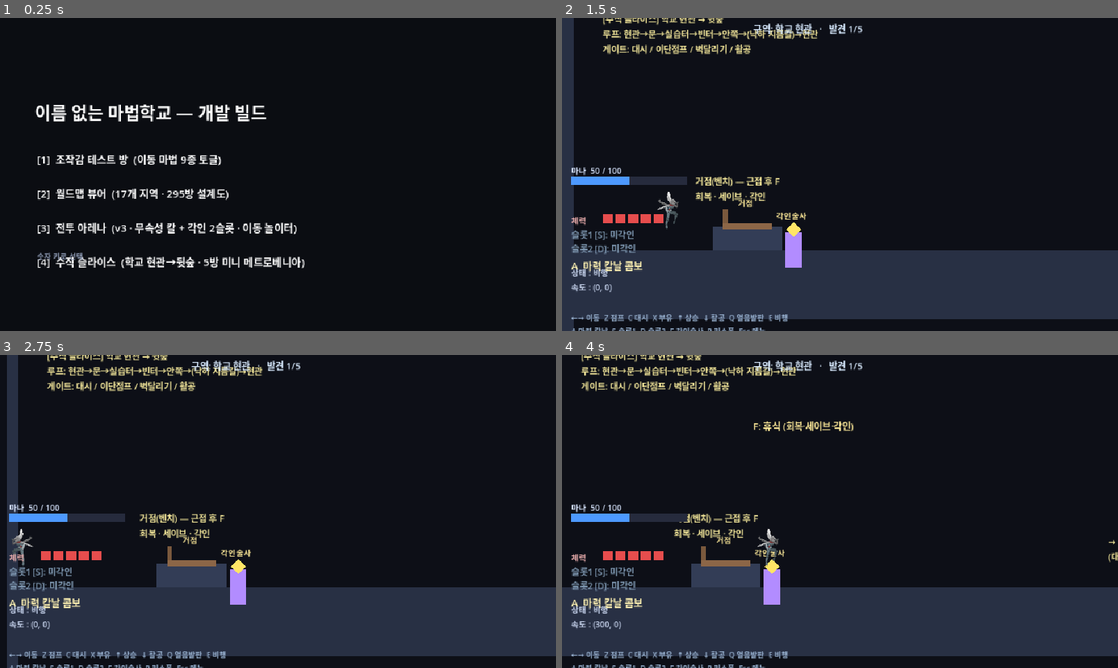
Above: before the commit, frames 1-4 (two rows, left to right).
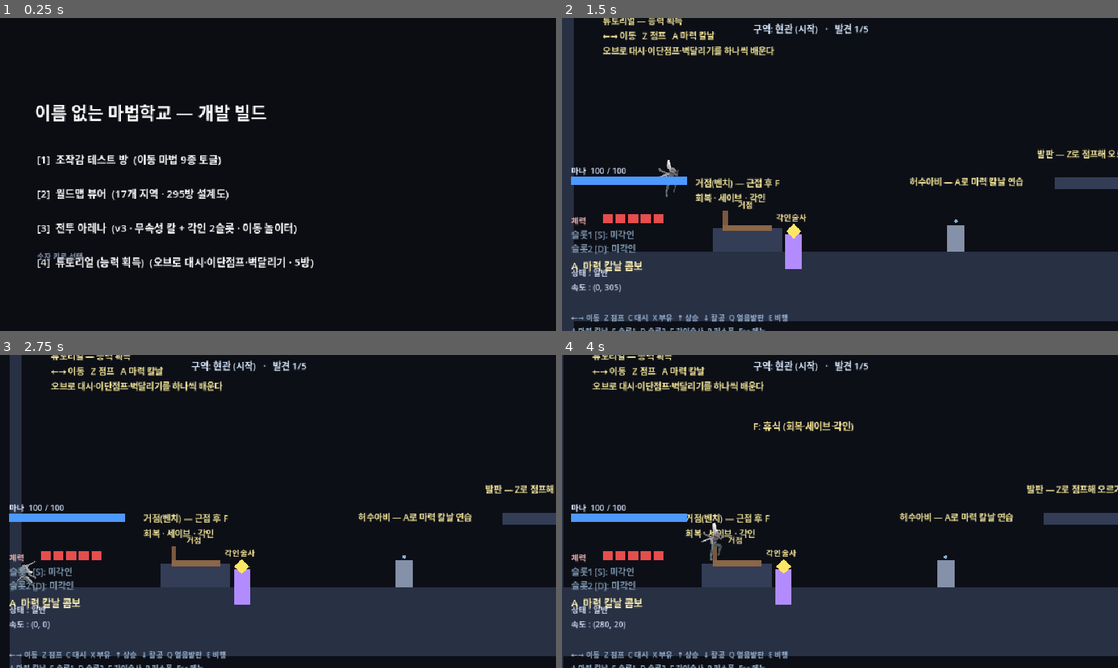
Above: after the commit, the same moments.

Repository: abback-go/yemogame2
Game: Godot game, scene res://scenes/launcher.tscn
Two runs of this game, one before a commit and one after it. Both use one fixed random seed, a clock stepped at 60 frames per second and the inputs below.
Inputs (mouse positions are in pixels of both pictures, inside the frame that each line leads up to):
- Up to frame 1 (0.25 s): no input
- Up to frame 2 (1.5 s): tap Enter at 0.5 s; move the mouse to (962, 158) at 0.52 s; hold Right from 0.53 s (still down); tap 4 at 0.6 s; click (962, 158) at 0.67 s; tap Space at 0.77 s; tap E at 0.8 s; move the mouse to (728, 190) at 1.27 s; tap C (dash) at 1.35 s
- Up to frame 3 (2.75 s): tap Z (jump) at 1.52, 1.82 s; tap E (fly) at 1.55, 2.1 s; move the mouse to (333, 442) at 2.02 s; release Right at 2.03 s; hold Left (move_left) from 2.03 s (still down); tap 4 at 2.3 s
- Up to frame 4 (4 s): move the mouse to (812, 574) at 2.77 s; release Left (move_left) at 2.78 s; hold Right (move_right) from 2.78 s (still down); tap 4 at 2.85 s; click (812, 574) at 2.92 s; tap Z (jump) at 3.02, 3.32, 3.77, 3.8 s; tap K at 3.05, 3.6 s; move the mouse to (1006, 558) at 3.52 s

The runs differ from the first frame. In frame 1, 1.1% of the frame differs, in the area x 10-57%, y 76-80%; in frame 2, 5.7%; in frame 3, 5.7%; in frame 4, 5.9%, in the area x 0-100%, y 0-100%.

Commit message:
godot: 튜토리얼 = 능력 획득 진행 (슬라이스[4] 개조)
- 테스트 모드(이동기 전부 ON)를 오브 획득식으로 교체 = 메트로베니아
  능력↔길 열림 루프 첫 실장. 시작=달리기+점프+칼만(9종 OFF)
- 발광 오브로 대시(지상+공중)→이단점프→벽달리기 순차 획득,
  GameState.abilities_granted/orbs_taken로 재로드·리스폰 지속·재생성 방지
- 5방 재설계(현관→대시복도→실습터+첫전투→굴뚝→졸업), 게이트 3개
- 게이트/출구 시각 표식(시안 문틀+화살표·게이트 팻말·오브 발광+라벨)
- 비행 중 공격 허용(_can_attack flying 제거, 런지 not-flying 가드)
- 안내 프롬프트, 런처 [4] 라벨 갱신

Co-Authored-By: Claude Fable 5 <noreply@anthropic.com>
Claude-Session: https://claude.ai/code/session_014hyj4wWQoEhcGguowFrsY6

Diff:
--- a/godot/scripts/game_state.gd
+++ b/godot/scripts/game_state.gd
@@ -18,10 +18,16 @@
 static var skill_slots: Array[String] = ["", ""]  # 각인 2슬롯 (방 넘어 유지)
 static var visited: Array[String] = []  # 방문한 방 id (중복 없이, 발견 N/5)
 static var respawn_room := "hub"  # 거점(bench) 세이브 방 — 사망 시 여기로 리스폰
+# ── 튜토리얼 능력 획득 진행(오브로 하나씩 습득 → 방 넘어·재로드 지속) ──
+# abilities_granted: 오브로 습득한 player.abilities 키들(예: "dash_ground").
+#   방 빌드마다 slice_room 이 이 목록만 player.abilities 에 ON(_apply_granted_abilities).
+# orbs_taken: 이미 먹은 오브 id — 재로드·재방문 시 오브 재생성 스킵.
+static var abilities_granted: Array[String] = []
+static var orbs_taken: Array[String] = []
 
 
 static func reset_slice() -> void:
-	# 런처 [4] 첫 진입 초기화 — 시작 방·풀피/풀마나·빈 각인·방문 기록 리셋.
+	# 런처 [4] 첫 진입 초기화 — 시작 방·풀피/풀마나·빈 각인·방문·능력 획득 리셋.
 	slice_room = "hub"
 	slice_entry = "start"
 	player_mana = 100.0
@@ -30,3 +36,5 @@
 	skill_slots = ["", ""]
 	visited = []
 	respawn_room = "hub"
+	abilities_granted = []
+	orbs_taken = []
--- a/godot/scripts/launcher.gd
+++ b/godot/scripts/launcher.gd
@@ -20,7 +20,7 @@
 	menu.text = "[1]  조작감 테스트 방  (이동 마법 9종 토글)\n\n" + \
 		"[2]  월드맵 뷰어  (17개 지역 · 295방 설계도)\n\n" + \
 		"[3]  전투 아레나  (v3 · 무속성 칼 + 각인 2슬롯 · 이동 놀이터)\n\n" + \
-		"[4]  수직 슬라이스  (학교 현관→뒷숲 · 5방 미니 메트로베니아)"
+		"[4]  튜토리얼 (능력 획득)  (오브로 대시·이단점프·벽달리기 · 5방)"
 	layer.add_child(menu)
 	var foot := Label.new()
 	foot.text = "숫자 키로 선택"
--- a/godot/scripts/player.gd
+++ b/godot/scripts/player.gd
@@ -886,7 +886,8 @@
 # ── 기본 공격: 얼음 창 3타 lunge 콤보 (§2) ──────────────────────
 
 func _can_attack() -> bool:
-	if in_water or flying or wall_running:
+	# 비행 중에도 기본 공격 허용(비행 이동은 유지, 공격 판정·스프라이트만 재생).
+	if in_water or wall_running:
 		return false
 	if dash_t > 0.0 or _active_dash_slot() >= 0:
 		return false
@@ -919,7 +920,7 @@
 func _update_attack(delta: float) -> void:
 	if attack_step == AP_NONE:
 		return
-	if in_water or flying:
+	if in_water:
 		_cancel_attack()
 		return
 	attack_phase_t -= delta
@@ -940,8 +941,10 @@
 	attack_phase = AP_ACTIVE
 	attack_phase_t = _atk_active(attack_step)
 	attack_hit_done = false
-	var lunge := atk_lunge_heavy if attack_step == 3 else atk_lunge_light
-	velocity.x = float(attack_face) * lunge
+	# 비행 중이면 런지로 비행 이동을 덮어쓰지 않는다(비행 이동 유지 — _do_flight가 담당).
+	if not flying:
+		var lunge := atk_lunge_heavy if attack_step == 3 else atk_lunge_light
+		velocity.x = float(attack_face) * lunge
 	_trigger_squash(Vector2(1.3, 0.85))
 	# v3 무속성: 원소 궤적 없이 중립 칼날 스파크(흰/회색)만
 	var tip := global_position + Vector2(float(attack_face) * _atk_reach(attack_step) * 0.6, -8.0)
--- a/godot/scripts/slice_data.gd
+++ b/godot/scripts/slice_data.gd
@@ -1,7 +1,7 @@
 class_name SliceData
 extends RefCounted
-## 수직 슬라이스 5방 청사진 — 손 제작 구역의 단일 출처(정본 맵과 무관).
-## slice_room.gd 가 get_room(id) 로 방 정의를 읽어 지형·게이트·적·존·거점·출구를
+## 튜토리얼 5방 청사진 — 능력 획득 진행(오브로 대시·이단점프·벽달리기 순차 습득).
+## slice_room.gd 가 get_room(id) 로 방 정의를 읽어 지형·오브·게이트·적·거점·출구를
 ## 코드 생성한다. 좌표계: 방 원점(0,0) 좌상단, y 아래로 증가. 외벽(좌·우·천장)은
 ## size 로부터 slice_room 이 자동 생성하므로 여기서는 내부 지형만 나열한다.
 ##
@@ -10,8 +10,11 @@
 ##   이단점프 DOUBLE_JUMP_VELOCITY=-560 → 추가 ≈104px, 합 ≈232px
 ##   대시 DASH_SPEED=620 * DASH_TIME=0.14 ≈ 87px 순간 + 관성(저천장 통로로 점프 봉쇄)
 ##   벽달리기 WALL_RUN_SPEED=380 * WALL_RUN_MAX=0.8 ≈ 304px/회 (+벽도약 반복)
-##   활공 상승기류 GLIDE_UPDRAFT_RISE=-260 → 기둥 위 비밀 선반 도달
-## 게이트는 "기본 단일 점프로 불가"를 지형으로 강제한다(이동기 전부 ON — 상급 우회는 허용).
+## 게이트는 시작 능력(달리기·점프)만으로 "통과 불가"를 지형으로 강제한다 →
+## 해당 오브 습득 후에만 통과 가능(습득→길 열림 루프). 물/기류 필수 게이트는 없다.
+##
+## 오브 dict 키: id(orbs_taken 추적)·pos·grants(켤 player.abilities 키들)·label·toast.
+## 출구 dict 키: rect·to·entry·arrow(문틀 화살표 방향). gate_marks: 게이트 색 표식.
 
 const ROOM_ORDER := ["hub", "gate_room", "field1", "glade", "reward"]
 
@@ -29,7 +32,7 @@
 
 static func get_room(id: String) -> Dictionary:
 	# 방 정의 단일 출처. 키: name/size/solids/plats/water/updraft/bubbles/
-	# enemies/rewards/signs/bench/npc/entries/exits.
+	# enemies/rewards/signs/bench/npc/orbs/gate_marks/entries/exits.
 	match id:
 		"hub":
 			return _hub()
@@ -46,48 +49,60 @@
 
 
 static func _hub() -> Dictionary:
-	# 학교 현관 — 안전지대·거점. 적 없음. 우측 출구→gate_room. 좌측=슬라이스 안내.
-	return {
-		"name": "학교 현관",
+	# 현관(시작) — 안전지대·거점. 시작 능력(달리기·점프·칼)만. 허수아비로 공격 학습.
+	return {
+		"name": "현관 (시작)",
 		"size": Vector2(1200, 700),
 		"solids": [Rect2(20, 560, 1160, 120)],  # 바닥
-		"plats": [Rect2(260, 520, 120, 40)],  # 벤치 받침(장식 겸 발판)
-		"water": [],
-		"updraft": [],
-		"bubbles": [],
-		"enemies": [],
+		"plats": [
+			Rect2(260, 520, 120, 40),  # 벤치 받침(장식 겸 발판)
+			Rect2(850, 432, 150, 20),  # 점프 연습 발판(바닥 위 128px = 단일 점프 한계)
+		],
+		"water": [],
+		"updraft": [],
+		"bubbles": [],
+		"enemies": [
+			{"type": "dummy", "pos": Vector2(680, 500)},  # 허수아비(칼 연습 표적)
+		],
 		"rewards": [],
 		"bench": Vector2(320, 520),  # 거점 상호작용 지점(F: 회복·세이브·각인)
 		"npc": Vector2(400, 560),  # 각인술사(거점 옆 장식)
 		"signs": [
 			{
 				"pos": Vector2(70, 150),
-				"text": "[수직 슬라이스] 학교 현관 → 뒷숲\n"
-				+ "루프: 현관→문→실습터→빈터→안쪽→(낙하 지름길)→현관\n"
-				+ "게이트: 대시 / 이단점프 / 벽달리기 / 활공",
+				"text": "튜토리얼 — 능력 획득\n"
+				+ "←→ 이동   Z 점프   A 마력 칼날\n"
+				+ "오브로 대시·이단점프·벽달리기를 하나씩 배운다",
 			},
 			{
 				"pos": Vector2(230, 430),
 				"text": "거점(벤치) — 근접 후 F\n회복 · 세이브 · 각인",
 			},
-			{"pos": Vector2(980, 470), "text": "→ 뒷숲 문\n(대시 게이트)"},
+			{"pos": Vector2(600, 428), "text": "허수아비 — A로 마력 칼날 연습"},
+			{"pos": Vector2(820, 380), "text": "발판 — Z로 점프해 오르기"},
+			{"pos": Vector2(1000, 470), "text": "→ 대시 복도"},
 		],
 		"entries": {
 			"start": Vector2(180, 500),  # 최초 진입
 			"from_gate_room": Vector2(1060, 500),  # gate_room 좌측 출구로 귀환
-			"from_reward": Vector2(600, 120),  # 안쪽 방 낙하 지름길 착지(위에서 떨어짐)
+			"from_reward": Vector2(600, 120),  # 졸업 방 낙하 지름길 착지(위에서 떨어짐)
 			"bench": Vector2(320, 500),  # 사망 리스폰(거점 위치)
 		},
 		"exits": [
-			{"rect": Rect2(1150, 20, 30, 540), "to": "gate_room", "entry": "from_hub"},
+			{
+				"rect": Rect2(1150, 20, 30, 540),
+				"to": "gate_room",
+				"entry": "from_hub",
+				"arrow": "right",
+			},
 		],
 	}
 
 
 static func _gate_room() -> Dictionary:
-	# 뒷숲 문 — 전이 방. 게이트①=대시: 저천장 통로 + 바닥 갭(점프 봉쇄, 대시로만 횡단).
-	return {
-		"name": "뒷숲 문",
+	# 대시 복도 — 게이트①. 대시 오브 습득 후 저천장+바닥 갭을 대시로만 횡단.
+	return {
+		"name": "대시 복도",
 		"size": Vector2(1000, 640),
 		"solids": [
 			Rect2(20, 520, 410, 120),  # 좌 바닥 (x20..430)
@@ -100,10 +115,22 @@
 		"bubbles": [],
 		"enemies": [],
 		"rewards": [],
-		"signs": [
-			{
-				"pos": Vector2(150, 360),
-				"text": "게이트① 대시\n저천장이라 점프 불가 —\nC(대시)로 갭 횡단",
+		"orbs": [
+			{
+				"id": "orb_dash",
+				"pos": Vector2(200, 485),
+				"grants": ["dash_ground", "dash_air"],
+				"label": "대시 습득",
+				"toast": "대시 습득! C 또는 Shift로 대시",
+			},
+		],
+		"gate_marks": [
+			{"rect": Rect2(430, 470, 130, 50), "color": Color(0.3, 0.9, 1.0, 0.16)},
+		],
+		"signs": [
+			{
+				"pos": Vector2(120, 350),
+				"text": "게이트① 대시\n저천장이라 점프 불가 —\n대시로 갭 횡단",
 			},
 			{"pos": Vector2(700, 380), "text": "→ 실습 터"},
 			{"pos": Vector2(120, 470), "text": "← 현관"},
@@ -113,16 +140,26 @@
 			"from_field1": Vector2(900, 460),  # 우 바닥
 		},
 		"exits": [
-			{"rect": Rect2(20, 20, 30, 500), "to": "hub", "entry": "from_gate_room"},
-			{"rect": Rect2(950, 20, 30, 500), "to": "field1", "entry": "from_gate_room"},
+			{
+				"rect": Rect2(20, 20, 30, 500),
+				"to": "hub",
+				"entry": "from_gate_room",
+				"arrow": "left",
+			},
+			{
+				"rect": Rect2(950, 20, 30, 500),
+				"to": "field1",
+				"entry": "from_gate_room",
+				"arrow": "right",
+			},
 		],
 	}
 
 
 static func _field1() -> Dictionary:
-	# 실습 터 — 전투1(walker+shooter). 게이트②=이단점프: 단일 점프로 못 닿는 선반 위 출구.
-	return {
-		"name": "실습 터",
+	# 실습 터(이단점프) — 첫 전투(walker+shooter). 게이트②. 이단점프 오브 후 선반 등정.
+	return {
+		"name": "실습 터 (이단점프)",
 		"size": Vector2(1200, 760),
 		"solids": [Rect2(20, 620, 1160, 120)],  # 바닥
 		"plats": [Rect2(830, 440, 180, 16)],  # 이단점프 선반(바닥620 위 180px, 벽 비접촉)
@@ -130,97 +167,135 @@
 		"updraft": [],
 		"bubbles": [],
 		"enemies": [
-			{"type": "walker", "pos": Vector2(480, 560)},
-			{"type": "shooter", "pos": Vector2(720, 420)},
+			{"type": "walker", "pos": Vector2(400, 560)},
+			{"type": "shooter", "pos": Vector2(760, 420)},
 		],
 		"rewards": [],
-		"signs": [
-			{
-				"pos": Vector2(720, 300),
+		"orbs": [
+			{
+				"id": "orb_double_jump",
+				"pos": Vector2(600, 585),
+				"grants": ["double_jump"],
+				"label": "이단점프 습득",
+				"toast": "이단점프 습득! 공중에서 Z 한 번 더",
+			},
+		],
+		"gate_marks": [
+			{"rect": Rect2(830, 456, 180, 164), "color": Color(1.0, 0.85, 0.3, 0.12)},
+		],
+		"signs": [
+			{
+				"pos": Vector2(760, 300),
 				"text": "게이트② 이단점프\n단일 점프로 못 닿는 선반 —\nZ점프 후 공중 Z(이단점프)",
 			},
-			{"pos": Vector2(90, 470), "text": "← 뒷숲 문"},
-			{"pos": Vector2(300, 560), "text": "실습 터 — 워커/사수\nA 마력 칼날로 처치"},
+			{"pos": Vector2(90, 470), "text": "← 대시 복도"},
+			{"pos": Vector2(250, 560), "text": "첫 전투 — 워커/사수\nA 마력 칼날로 처치"},
 		],
 		"entries": {
 			"from_gate_room": Vector2(110, 560),
-			"from_glade": Vector2(1050, 560),  # 빈터에서 귀환 — 바닥(선반 아님, 즉시 재트리거 방지)
-		},
-		"exits": [
-			{"rect": Rect2(20, 20, 30, 600), "to": "gate_room", "entry": "from_field1"},
-			# 이단점프 선반 위 → 빈터
-			{"rect": Rect2(830, 404, 180, 40), "to": "glade", "entry": "from_field1"},
+			"from_glade": Vector2(1050, 560),  # 빈터에서 귀환 — 바닥(즉시 재트리거 방지)
+		},
+		"exits": [
+			{
+				"rect": Rect2(20, 20, 30, 600),
+				"to": "gate_room",
+				"entry": "from_field1",
+				"arrow": "left",
+			},
+			{
+				"rect": Rect2(830, 404, 180, 40),  # 이단점프 선반 위 → 굴뚝
+				"to": "glade",
+				"entry": "from_field1",
+				"arrow": "up",
+			},
 		],
 	}
 
 
 static func _glade() -> Dictionary:
-	# 실습림 빈터 — 전투(dummy)+게이트③=벽달리기(수직 굴뚝) + 물잠 존(산소통).
-	# 굴뚝 치수는 combat_arena 검증 패턴 복제(벽 20폭·안쪽 갭 120·높이 340).
-	return {
-		"name": "실습림 빈터",
+	# 굴뚝(벽달리기) — 게이트③. 벽달리기 오브 후 수직 굴뚝 등반. dummy 1기.
+	# 굴뚝 치수는 combat_arena 검증 패턴(벽 20폭·안쪽 갭 120·높이 340). 물/기류 없음.
+	return {
+		"name": "굴뚝 (벽달리기)",
 		"size": Vector2(1100, 820),
 		"solids": [
-			Rect2(20, 680, 300, 120),  # 좌 바닥 (x20..320)
-			Rect2(460, 680, 620, 120),  # 우 바닥 (x460..1080), 물웅덩이 x320..460
-			Rect2(320, 800, 140, 20),  # 물웅덩이 바닥
+			Rect2(20, 680, 1060, 120),  # 연속 바닥 (x20..1080)
 			Rect2(740, 340, 20, 340),  # 굴뚝 좌벽
 			Rect2(880, 340, 20, 340),  # 굴뚝 우벽 (안쪽 갭 760..880=120)
 		],
 		"plats": [Rect2(760, 320, 140, 16)],  # 굴뚝 상단 선반(출구 발판)
-		"water": [Rect2(320, 680, 140, 120)],  # 물잠 존(수면 y680, 깊이 120)
-		"updraft": [],
-		"bubbles": [Vector2(390, 760)],  # 산소통
+		"water": [],
+		"updraft": [],
+		"bubbles": [],
 		"enemies": [
-			{"type": "dummy", "pos": Vector2(600, 620)},
+			{"type": "dummy", "pos": Vector2(480, 620)},
 		],
 		"rewards": [],
+		"orbs": [
+			{
+				"id": "orb_wall_run",
+				"pos": Vector2(300, 645),
+				"grants": ["wall_run"],
+				"label": "벽달리기 습득",
+				"toast": "벽달리기 습득! 벽 향해 이동+↑, 벽도약 반복",
+			},
+		],
+		"gate_marks": [
+			{"rect": Rect2(760, 340, 120, 340), "color": Color(0.7, 0.5, 1.0, 0.12)},
+		],
 		"signs": [
 			{
 				"pos": Vector2(690, 250),
 				"text": "게이트③ 벽달리기\n벽 향해 +↑ 로 상승,\n좌우 벽 교차(벽도약)로 굴뚝 등반",
 			},
-			{"pos": Vector2(300, 600), "text": "물잠 — ↓로 잠수\n하늘색 방울=산소 리필"},
 			{"pos": Vector2(90, 620), "text": "← 실습 터"},
 		],
 		"entries": {
 			"from_field1": Vector2(140, 620),  # 좌 바닥
-			"from_reward": Vector2(980, 620),  # 안쪽 방에서 귀환 — 우 바닥(굴뚝 상단 아님)
-		},
-		"exits": [
-			{"rect": Rect2(20, 20, 30, 660), "to": "field1", "entry": "from_glade"},
-			# 굴뚝 상단 선반 위 → 안쪽 방
-			{"rect": Rect2(750, 300, 160, 30), "to": "reward", "entry": "from_glade"},
+			"from_reward": Vector2(980, 620),  # 졸업 방에서 귀환 — 우 바닥(굴뚝 상단 아님)
+		},
+		"exits": [
+			{
+				"rect": Rect2(20, 20, 30, 660),
+				"to": "field1",
+				"entry": "from_glade",
+				"arrow": "left",
+			},
+			{
+				"rect": Rect2(750, 300, 160, 30),  # 굴뚝 상단 선반 위 → 졸업
+				"to": "reward",
+				"entry": "from_glade",
+				"arrow": "up",
+			},
 		],
 	}
 
 
 static func _reward() -> Dictionary:
-	# 실습림 안쪽 — 보상 + 루프 닫기. 게이트④(선택)=활공(상승기류)로 비밀 선반.
-	# 우측 수직 굴뚝으로 일방 낙하 → 현관(백트래킹이 지름길임을 실증).
-	return {
-		"name": "실습림 안쪽",
+	# 졸업 — 튜토리얼 완료. 보상 + 각인 리마인더. 우측 수직 굴뚝으로 일방 낙하 → 현관(루프).
+	return {
+		"name": "졸업",
 		"size": Vector2(1200, 1080),
 		"solids": [
 			Rect2(20, 560, 980, 120),  # 본 바닥 (x20..1000). 우측 x1000..1180=낙하 굴뚝
 			Rect2(1000, 960, 180, 120),  # 굴뚝 바닥(착지)
 		],
-		"plats": [
-			Rect2(520, 280, 150, 16),  # 비밀 선반(활공 게이트④ 보상)
-		],
-		"water": [],
-		"updraft": [Rect2(560, 300, 90, 260)],  # 상승기류 기둥(활공으로 비밀 선반 상승)
+		"plats": [],
+		"water": [],
+		"updraft": [],
 		"bubbles": [],
 		"enemies": [],
 		"rewards": [
-			Vector2(300, 520),  # 본 보상
-			Vector2(595, 255),  # 비밀 보상(선반 위)
-		],
-		"signs": [
-			{"pos": Vector2(120, 460), "text": "실습림 안쪽 — 보상 지점"},
-			{
-				"pos": Vector2(470, 360),
-				"text": "게이트④(선택) 활공\n↓ 홀드로 상승기류 타고\n비밀 선반 등정",
+			Vector2(300, 520),  # 졸업 보상
+		],
+		"signs": [
+			{
+				"pos": Vector2(120, 430),
+				"text": "졸업 — 튜토리얼 완료!\n대시·이단점프·벽달리기를 모두 익혔다",
+			},
+			{
+				"pos": Vector2(120, 490),
+				"text": "각인은 거점(현관 벤치)에서 F로 — 여기선 리마인더만",
 			},
 			{
 				"pos": Vector2(1000, 700),
@@ -231,8 +306,17 @@
 			"from_glade": Vector2(110, 500),  # 본 바닥 좌
 		},
 		"exits": [
-			{"rect": Rect2(20, 20, 30, 540), "to": "glade", "entry": "from_reward"},
-			# 낙하 굴뚝 하단 → 현관(일방 지름길)
-			{"rect": Rect2(1000, 880, 180, 60), "to": "hub", "entry": "from_reward"},
-		],
-	}
+			{
+				"rect": Rect2(20, 20, 30, 540),
+				"to": "glade",
+				"entry": "from_reward",
+				"arrow": "left",
+			},
+			{
+				"rect": Rect2(1000, 880, 180, 60),  # 낙하 굴뚝 하단 → 현관(일방 지름길)
+				"to": "hub",
+				"entry": "from_reward",
+				"arrow": "down",
+			},
+		],
+	}
--- a/godot/scripts/slice_room.gd
+++ b/godot/scripts/slice_room.gd
@@ -14,6 +14,8 @@
 
 const BENCH_RADIUS := 70.0
 const SPAWN_GRACE := 0.25  # 스폰 직후 출구 재트리거 방지 유예
+const ORB_RADIUS := 44.0  # 능력 오브 습득 근접 거리
+const EXIT_COLOR := Color(0.3, 1.0, 1.0)  # 출구 문틀·화살표(시안)
 
 @export_group("주스 (combat-spec §6)")
 @export var shake_max_offset := 12.0
@@ -41,6 +43,7 @@
 var _reloading := false
 var _grace_t := 0.0
 var _pending_bubbles: Array[Node2D] = []  # 스폰 전 생성된 산소통 — 플레이어 스폰 후 등록
+var _orbs: Array = []  # 활성 능력 오브 [{node, pos, grants, id, toast, tween}]
 
 
 func _ready() -> void:
@@ -59,7 +62,7 @@
 	_player.collision_layer = 2  # 적(레이어4)·플레이어 물리 충돌 분리(발판=1)
 	_inject_player_state()
 	_player.died.connect(_on_player_death)
-	_enable_all_abilities()
+	_apply_granted_abilities()
 	_player.set_zones(_water_rects, _updraft_rects)
 	_enemies = _spawn_enemies(room["enemies"])
 	_player.set_enemies(_enemies)
@@ -78,9 +81,15 @@
 	_grace_t = SPAWN_GRACE
 
 
-func _enable_all_abilities() -> void:
+func _apply_granted_abilities() -> void:
+	# 튜토리얼: 9종 전부 OFF로 초기화한 뒤 GameState.abilities_granted 만 ON.
+	# 달리기·점프·칼 공격은 abilities 딕셔너리 밖 → 항상 가능(시작 능력).
 	for key in PlayerScript.ABILITY_KEYS:
-		_player.abilities[key] = true
+		_player.abilities[key] = false
+	for key in GameState.abilities_granted:
+		var k := String(key)
+		if _player.abilities.has(k):
+			_player.abilities[k] = true
 
 
 func _physics_process(delta: float) -> void:
@@ -90,6 +99,7 @@
 		_grace_t = maxf(0.0, _grace_t - delta)
 	else:
 		_check_exits()
+	_check_orbs()
 	_update_bench_prompt()
 
 
@@ -238,7 +248,16 @@
 		_add_reward(pos)
 	for s in room["signs"]:
 		_add_sign(s["pos"], String(s["text"]))
+	if room.has("gate_marks"):
+		for gm in room["gate_marks"]:
+			_add_visual_rect(gm["rect"], gm["color"])
+	if room.has("orbs"):
+		for od in room["orbs"]:
+			if not GameState.orbs_taken.has(String(od["id"])):
+				_spawn_orb(od)
 	_exits = room["exits"]
+	for ex in _exits:
+		_add_exit_marker(ex["rect"], String(ex.get("arrow", "right")), EXIT_COLOR)
 	if room.has("bench"):
 		_has_bench = true
 		_bench_pos = room["bench"]
@@ -310,6 +329,120 @@
 	vis.color = Color(0.55, 0.85, 1.0, 0.9)
 	add_child(vis)
 	return vis
+
+
+# ── 능력 오브 (습득 진행) ────────────────────────────────────────
+
+func _check_orbs() -> void:
+	# 플레이어 근접 시 오브 습득 — 능력 ON·GameState 영구 기록·토스트·오브 소멸.
+	if _orbs.is_empty():
+		return
+	var p := _player.global_position
+	for i in range(_orbs.size() - 1, -1, -1):
+		var orb: Dictionary = _orbs[i]
+		if p.distance_to(orb["pos"]) < ORB_RADIUS:
+			_grant_orb(orb)
+			_orbs.remove_at(i)
+
+
+func _grant_orb(orb: Dictionary) -> void:
+	for key in orb["grants"]:
+		var k := String(key)
+		if not GameState.abilities_granted.has(k):
+			GameState.abilities_granted.append(k)
+		if _player.abilities.has(k):
+			_player.abilities[k] = true
+	if not GameState.orbs_taken.has(String(orb["id"])):
+		GameState.orbs_taken.append(String(orb["id"]))
+	_hud.show_toast(String(orb["toast"]))
+	var tw = orb["tween"]
+	if tw != null and tw.is_valid():
+		tw.kill()
+	var node: Node2D = orb["node"]
+	if is_instance_valid(node):
+		node.queue_free()
+
+
+func _spawn_orb(def: Dictionary) -> void:
+	# 발광 오브(3겹 다이아 + 라벨) + 맥동 modulate tween. 습득 판정은 _check_orbs.
+	var root := Node2D.new()
+	root.position = def["pos"]
+	root.add_child(_orb_diamond(22.0, Color(0.4, 1.0, 0.9, 0.25)))
+	root.add_child(_orb_diamond(14.0, Color(0.6, 1.0, 0.95, 0.6)))
+	root.add_child(_orb_diamond(7.0, Color(1.0, 1.0, 1.0, 0.95)))
+	var lb := Label.new()
+	lb.text = String(def["label"])
+	lb.position = Vector2(-34.0, -52.0)
+	lb.add_theme_font_override("font", _font)
+	lb.add_theme_font_size_override("font_size", 15)
+	lb.add_theme_color_override("font_color", Color(0.7, 1.0, 0.95))
+	root.add_child(lb)
+	add_child(root)
+	var tw := create_tween()
+	tw.set_loops()
+	tw.tween_property(root, "modulate:a", 0.4, 0.55).set_trans(Tween.TRANS_SINE)
+	tw.tween_property(root, "modulate:a", 1.0, 0.55).set_trans(Tween.TRANS_SINE)
+	_orbs.append({
+		"node": root,
+		"pos": def["pos"],
+		"grants": def["grants"],
+		"id": String(def["id"]),
+		"toast": String(def["toast"]),
+		"tween": tw,
+	})
+
+
+func _orb_diamond(r: float, col: Color) -> Polygon2D:
+	var vis := Polygon2D.new()
+	vis.polygon = PackedVector2Array([
+		Vector2(0.0, -r), Vector2(r, 0.0), Vector2(0.0, r), Vector2(-r, 0.0)])
+	vis.color = col
+	return vis
+
+
+func _add_visual_rect(rect: Rect2, color: Color) -> void:
+	# 충돌 없는 순수 색 표식(게이트 힌트 등).
+	var vis := _make_rect_visual(rect.size, color)
+	vis.position = rect.position + rect.size / 2.0
+	add_child(vis)
+
+
+# ── 출구 문틀·화살표 (진행 방향 시각 표식) ────────────────────────
+
+func _add_exit_marker(rect: Rect2, arrow: String, color: Color) -> void:
+	# 밝은 문틀(테두리) + 진행 방향 화살표 삼각형 — 어디로 나가는지 즉시 보이게.
+	var border := Line2D.new()
+	border.width = 4.0
+	border.default_color = color
+	var x0 := rect.position.x
+	var y0 := rect.position.y
+	var x1 := x0 + rect.size.x
+	var y1 := y0 + rect.size.y
+	border.points = PackedVector2Array([
+		Vector2(x0, y0), Vector2(x1, y0), Vector2(x1, y1),
+		Vector2(x0, y1), Vector2(x0, y0),
+	])
+	add_child(border)
+	var head := Polygon2D.new()
+	head.position = rect.position + rect.size / 2.0
+	head.polygon = _arrow_points(arrow)
+	head.color = color
+	add_child(head)
+
+
+func _arrow_points(dir: String) -> PackedVector2Array:
+	var s := 14.0
+	match dir:
+		"left":
+			return PackedVector2Array([
+				Vector2(s, -s), Vector2(-s, 0.0), Vector2(s, s)])
+		"up":
+			return PackedVector2Array([
+				Vector2(-s, s), Vector2(0.0, -s), Vector2(s, s)])
+		"down":
+			return PackedVector2Array([
+				Vector2(-s, -s), Vector2(0.0, s), Vector2(s, -s)])
+	return PackedVector2Array([Vector2(-s, -s), Vector2(s, 0.0), Vector2(-s, s)])
 
 
 func _add_sign(pos: Vector2, text: String) -> void:
Not shown, changed: TODO.md
